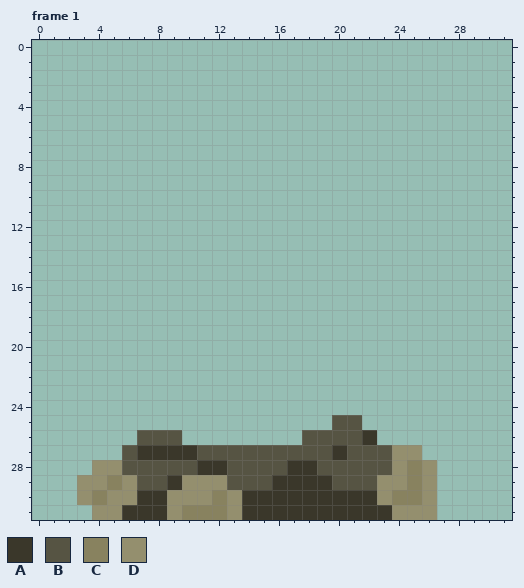
One commit to this pixel-art file: Assets/Resources/Sprites/objects/campfire.aseprite. The first picture shows the starting point.
32x32 pixels, 1 frame. Shown: frame 1. The commit also changed other frames, which this record leaves out.
Palette (. is transparent): A #3a372a  B #565443  C #88825f  D #948f6e
Pixels before, frame 1, first column x 3:
25 .................BB.....
26 ....BBB........BBBBA....
27 ...BAAAABBBBBBBBBABBBDD.
28 .DDBBBBBAABBBBAABBBBBDCD
29 DDCDBBADDDBBBAAAABBBDDCD
30 DCDDAADDDCDAAAAAAAAADCCD
31 .DDAAADCCCDAAAAAAAAAADDD
Now the later version:
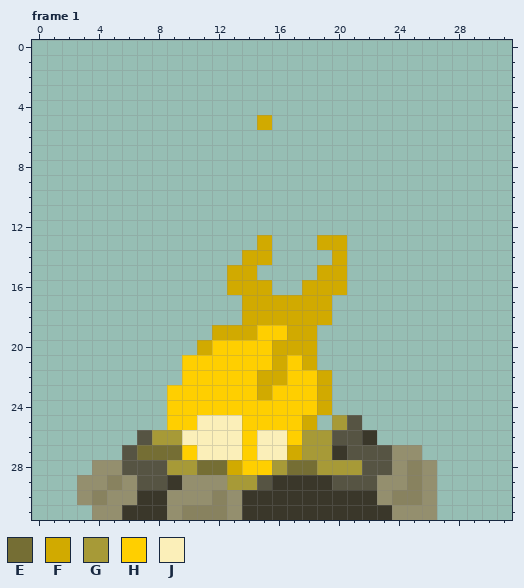
Colours new in this view: E #756e34  F #d1aa00  G #a79a37  H #ffcf00  J #fbefb9
Edits made:
layer "fire" added
layer "light" added
Changed rows in their new state; - is an unchanged pixel.
Frame 1, layers "light", "fire":
first column x 15:
 5 F
first column x 7:
13 --------F---FF-
14 -------FF----F-
15 ------FF----FF-
16 ------FFF--FFF-
17 -------FFFFFF--
18 -------FFFFFF--
19 -----FFFHHFF---
20 ----FHHHHFFF---
21 ---HHHHHHFHF---
22 ---HHHHHFFHHF--
23 --HHHHHHFHHHF--
24 --HHHHHHHHHHF--
25 --HHJJJHHHHF-G-
26 -GGJJJJHJJHGG--
27 EEEHJJJHJJFGG--
28 --GGEEFHHGEEGGG
29 ------GG-------
Boxes around the changes in both pictures, in picture pixels (x1, y1, x2, y2):
added: (257, 115, 272, 130)
changed: (137, 235, 362, 490)
